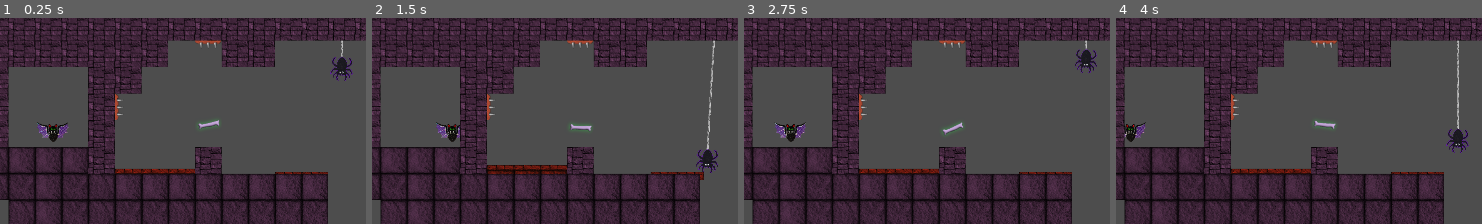
Above: before the commit, frames 1-4 (left to right).
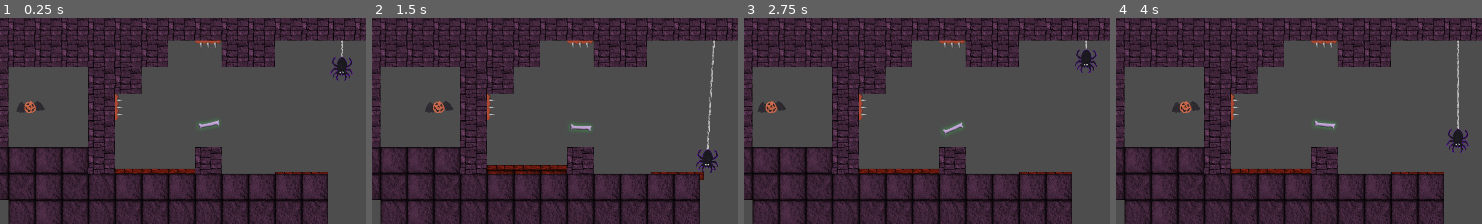
Above: after the commit, the same moments.

Repository: Drew-Wagner/Spectros
Game: Godot game, scene res://scenes/levels/Level3.tscn
Same seed, same stepped clock (60 frames per second), same inputs: the game is played once before the commit and once after it. This scene is started directly instead of the project's main scene.
Inputs:
- Up to frame 1 (0.25 s): no input
- Up to frame 2 (1.5 s): tap Space (toggle) at 0.6, 1.35 s
- Up to frame 3 (2.75 s): tap Space (toggle) at 2.1 s
- Up to frame 4 (4 s): tap Space (toggle) at 2.85, 3.6 s
The pictures show only the part of the screen within x 3-53%, y 3-53%; the shares and areas given below are measured in that part.

The runs differ from the first frame. In frame 1, 0.8% of the frame differs, in the area x 4-19%, y 40-61%; in frame 2, 0.7%; in frame 3, 0.8%; in frame 4, 0.7%.

Commit message:
chauvesouris citrouille!!

Diff:
--- a/scenes/levels/Level3.tscn
+++ b/scenes/levels/Level3.tscn
@@ -4,7 +4,6 @@
 [ext_resource type="TileSet" uid="uid://8jd3eqwvtp76" path="res://tilesets/tileset.tres" id="2_qaaas"]
 [ext_resource type="PackedScene" uid="uid://hnygefrtotfx" path="res://scenes/elements/bone.tscn" id="3_4mf6x"]
 [ext_resource type="PackedScene" uid="uid://bth5xo6bxskba" path="res://scenes/enemies/enemy_spider.tscn" id="3_bylox"]
-[ext_resource type="PackedScene" uid="uid://xynpr4h0gdnx" path="res://scenes/enemies/enemy_bat.tscn" id="4_jtrpp"]
 [ext_resource type="PackedScene" uid="uid://drgbe6551a4os" path="res://scenes/enemies/spikes.tscn" id="5_3yoxd"]
 [ext_resource type="PackedScene" uid="uid://ck2m2kpsthl3l" path="res://scenes/elements/stasis_field.tscn" id="6_h0qxl"]
 [ext_resource type="PackedScene" uid="uid://cjcnnvu3yseel" path="res://scenes/elements/platform.tscn" id="7_fpliy"]
@@ -13,6 +12,7 @@
 [ext_resource type="Texture2D" uid="uid://2jhvjjxsmgh4" path="res://materials/platform_orange_thin.png" id="10_2docx"]
 [ext_resource type="Texture2D" uid="uid://d2iwhh2by5hbq" path="res://materials/platform_orange_thin_border.png" id="11_2wxps"]
 [ext_resource type="PackedScene" uid="uid://c1tvdb40a26y0" path="res://scenes/elements/finish_area.tscn" id="12_ju5uy"]
+[ext_resource type="Texture2D" uid="uid://cychrkbb03800" path="res://materials/enn_bat_citrouille.png" id="15_727cr"]
 [ext_resource type="PackedScene" uid="uid://5c5yr0a1a575" path="res://scenes/elements/exit-door.tscn" id="15_mpol2"]
 
 [sub_resource type="RectangleShape2D" id="RectangleShape2D_emyvp"]
@@ -50,10 +50,6 @@
 position = Vector2(1440, 400)
 
 [node name="Enemies" type="Node" parent="."]
-
-[node name="EnemyBat" parent="Enemies" instance=ExtResource("4_jtrpp")]
-position = Vector2(224, 344)
-moveSpeed = 64.0
 
 [node name="EnemySpider" parent="Enemies" instance=ExtResource("3_bylox")]
 position = Vector2(928, 160)
@@ -139,4 +135,12 @@
 is_player_toggleable = true
 is_on = false
 
+[node name="Platform" parent="." instance=ExtResource("7_fpliy")]
+position = Vector2(160, 288)
+scale = Vector2(0.28, 0.28)
+speed = 100.0
+width = 1
+waypoints = Array[Vector2]([Vector2(0, 0), Vector2(2, 0)])
+texture = ExtResource("15_727cr")
+
 [connection signal="body_exited" from="LevelArea" to="." method="_on_level_area_body_exited"]
